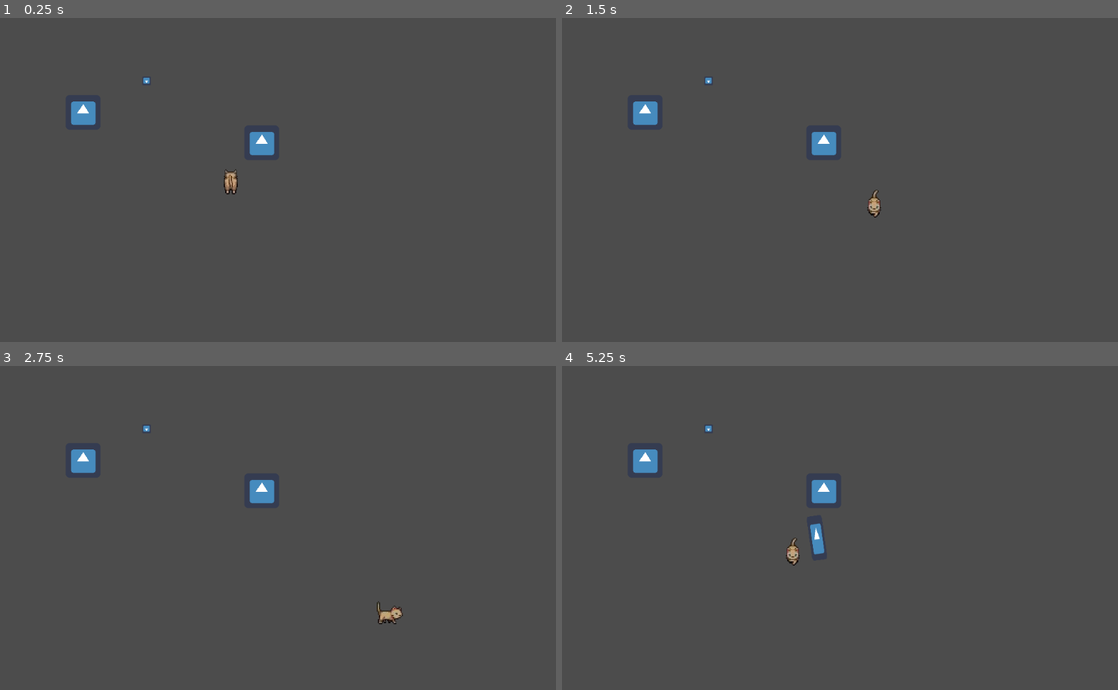
Above: before the commit, frames 1-4 (two rows, left to right).
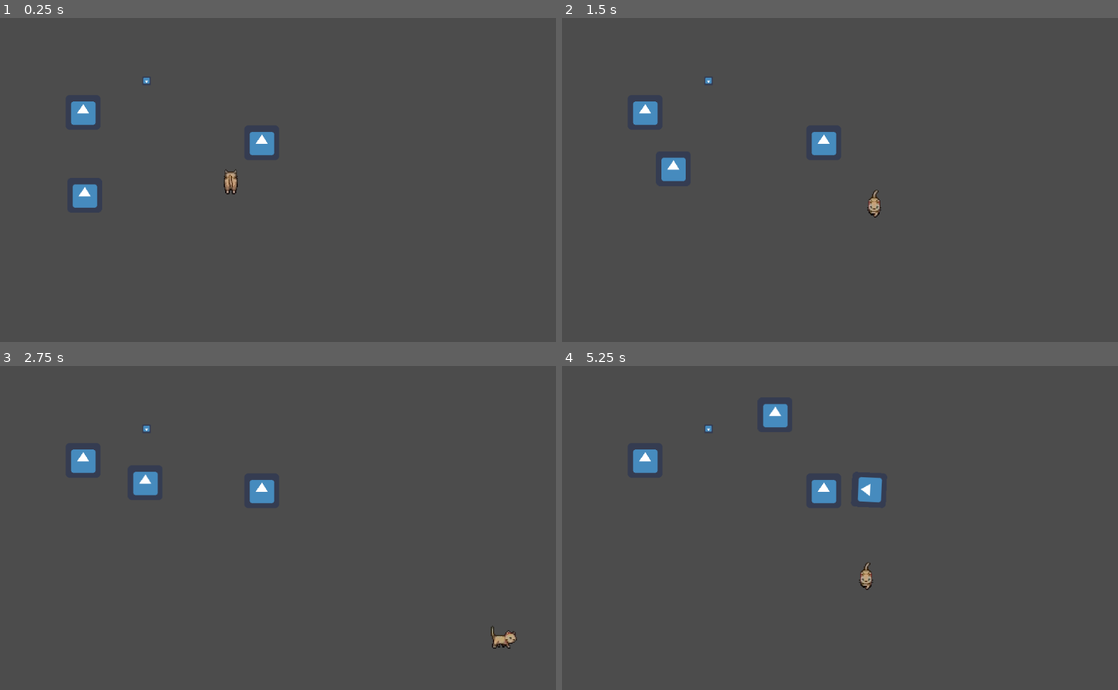
Above: after the commit, the same moments.

Repository: ygda-org/firstQuarter2023
Game: Godot game, scene res://world.tscn
Two runs of this game, one before a commit and one after it. Both use one fixed random seed, a clock stepped at 60 frames per second and the inputs below. The engine's default icon, where the game draws it, is replaced by a stand-in: a white triangle on a blue panel in a dark square.
Inputs (mouse positions are in pixels of both pictures, inside the frame that each line leads up to):
- Up to frame 1 (0.25 s): no input
- Up to frame 2 (1.5 s): tap Enter at 0.5 s; move the mouse to (962, 163) at 0.52 s; hold Right (ui_right) 0.53-1.28 s; hold E (ui_key_e) 0.53-1.28 s; click (962, 163) at 0.6 s; move the mouse to (728, 196) at 1.27 s; hold Down (ui_down) from 1.28 s (still down); tap E (ui_key_e) at 1.35 s
- Up to frame 3 (2.75 s): tap Tab (tab, bound only after the commit) at 1.55 s; move the mouse to (333, 456) at 2.02 s; release Down (ui_down) at 2.03 s; hold Right (ui_right) from 2.03 s (still down); hold Tab (tab, bound only after the commit) from 2.03 s (still down); click (333, 456) at 2.3 s
- Up to frame 4 (5.25 s): move the mouse to (812, 592) at 2.77 s; release Right (ui_right) at 2.78 s; release Tab (tab, bound only after the commit) at 2.78 s; hold Up (ui_up) 2.78-3.53 s; click (812, 592) at 2.85 s; tap E (ui_key_e) at 3.05 s; move the mouse to (1006, 576) at 3.52 s; hold E (ui_key_e) 3.53-4.28 s; hold Left (ui_left) 3.53-5.03 s; tap Tab (tab, bound only after the commit) at 3.8, 4.35 s; move the mouse to (673, 479) at 4.27 s; click (673, 479) at 4.55 s; move the mouse to (867, 528) at 5.02 s; hold Down (ui_down) from 5.03 s (still down); hold E (ui_key_e) from 5.03 s (still down); click (867, 528) at 5.1 s

The runs differ from the first frame. In frame 1, 0.3% of the frame differs, in the area x 13-18%, y 51-59%; in frame 2, 0.3%; in frame 3, 0.7%; in frame 4, 1.1%, in the area x 36-58%, y 11-70%.

Commit message:
Roomba, Dash, and organization
made a roomba enemy that is basically just a screensaver

made a dash for the player, currently activates when pressing tab (couldn't think of anything else lol)

did some organization - added comments to the player code to seperate different parts and made folders to store files

Diff:
--- a/Bullet.tscn
+++ b/Bullet/Bullet.tscn
@@ -1,7 +1,7 @@
 [gd_scene load_steps=4 format=2]
 
 [ext_resource path="res://icon.png" type="Texture" id=1]
-[ext_resource path="res://Bullet.gd" type="Script" id=2]
+[ext_resource path="res://Bullet/Bullet.gd" type="Script" id=2]
 
 [sub_resource type="RectangleShape2D" id=1]
 extents = Vector2( 32, 32 )
--- a/Player/Player.gd
+++ b/Player/Player.gd
@@ -10,11 +10,12 @@
 var mouse_angle = 0
 var claw_distance = Vector2()
 var current_hotbar = 1
-const BULLET = preload("res://Bullet.tscn")
+const BULLET = preload("res://Bullet/Bullet.tscn")
 var on_head_counter = 10
+var dash_lock = false
 
 func _physics_process(delta):
-	#find the position of mouse and find the angle
+	## CURSOR TRACKING
 	Global.player_position = position
 	mouse_position = get_global_mouse_position()
 	mouse_distance = mouse_position - position
@@ -26,22 +27,31 @@
 		mouse_angle = atan(mouse_distance.y/mouse_distance.x)*(180/PI)+180
 	else:
 		mouse_angle = atan(mouse_distance.y/mouse_distance.x)*(180/PI)
-	if(Input.is_action_pressed("ui_right")):
+	## MOVEMENT
+	if(Input.is_action_pressed("ui_right") and dash_lock == false):
 		velocity.x = 1
 		direction = 3
-	elif(Input.is_action_pressed("ui_left")):
+	elif(Input.is_action_pressed("ui_left") and dash_lock == false):
 		velocity.x = -1
 		direction = 2
 	else:
-		velocity.x = 0
-	if(Input.is_action_pressed("ui_down")):
+		if dash_lock == false:
+			velocity.x = 0
+	if(Input.is_action_pressed("ui_down") and dash_lock == false):
 		velocity.y = 1
 		direction = 1
-	elif(Input.is_action_pressed("ui_up")):
+	elif(Input.is_action_pressed("ui_up") and dash_lock == false):
 		velocity.y = -1
 		direction = 0
 	else:
-		velocity.y = 0
+		if dash_lock == false:
+			velocity.y = 0
+	## DASH
+	if Input.is_action_pressed("tab") and dash_lock == false:
+		dash_lock = true
+		SPEED = 500
+		$Dash_Length.start()
+	## DIRECTIONS
 	if dirList[direction] == "Right" or dirList[direction] == "Left":
 		$CollisionPolygon2D.rotation_degrees = 90
 	else:
@@ -50,10 +60,10 @@
 		$AnimationPlayer.play("walk" + dirList[direction])
 	else:
 		$AnimationPlayer.play("idle" + dirList[direction])
+	## FISH BOWL
 	if Global.on_head == false:
 		if Input.is_action_just_pressed("mouse_left") and current_hotbar == 1:
 			var claw = CLAW.instance()
-			#set the angle of the claw to the angle we found, and set the distance of the claw to 60 units away from claw_position
 			claw_distance = 30*(position.direction_to(mouse_position))
 			claw.position = $Attack_Position.global_position + Vector2(claw_distance)
 			claw.rotation_degrees = mouse_angle
@@ -69,10 +79,18 @@
 			on_head_counter -=1
 			if on_head_counter == 0:
 				Global.fish_bowl_dead = true
-	if Input.is_action_pressed("ui_key_e"):
+	## INVENTORY
+	if Input.is_action_just_pressed("ui_key_e"):
 		if current_hotbar != 2:
 			current_hotbar+=1
 		else:
 			current_hotbar = 1
 
 	move_and_slide(velocity * SPEED)
+
+
+
+## END OF DASH
+func _on_Dash_Length_timeout():
+	SPEED = 200
+	dash_lock = false
--- a/Player/Player.tscn
+++ b/Player/Player.tscn
@@ -199,3 +199,8 @@
 
 [node name="Attack_Position" type="Position2D" parent="."]
 position = Vector2( -1, 4 )
+
+[node name="Dash_Length" type="Timer" parent="."]
+wait_time = 0.15
+
+[connection signal="timeout" from="Dash_Length" to="." method="_on_Dash_Length_timeout"]
--- a/Fish_Bowl.tscn
+++ b/houseEnemies/Fish_Bowl/Fish_Bowl.tscn
@@ -1,7 +1,8 @@
 [gd_scene load_steps=4 format=2]
 
 [ext_resource path="res://icon.png" type="Texture" id=1]
-[ext_resource path="res://Fish_Bowl.gd" type="Script" id=2]
+[ext_resource path="res://houseEnemies/Fish_Bowl/Fish_Bowl.gd" type="Script" id=2]
+
 
 [sub_resource type="RectangleShape2D" id=1]
 extents = Vector2( 31, 30.5 )
--- /dev/null
+++ b/houseEnemies/Roomba/Roomba.gd
@@ -0,0 +1,49 @@
+extends KinematicBody2D
+
+
+# Declare member variables here. Examples:
+# var a = 2
+# var b = "text"
+var velocity = Vector2()
+var speed = 50
+var tempVelocity = Vector2()
+var stopped = false
+
+# Called when the node enters the scene tree for the first time.
+func _ready():
+	velocity = Vector2(speed,speed)
+
+
+# Called every frame. 'delta' is the elapsed time since the previous frame.
+#func _process(delta):
+#	pass\
+func _physics_process(delta):
+	move_and_slide(velocity)
+
+
+
+
+func _on_Bounce_hit_box_body_entered(body):
+	if stopped == false:
+		stopped = true
+		tempVelocity = velocity
+		velocity = Vector2(0,0)
+		$RoombaPause.start()
+
+
+
+func _on_RoombaPause_timeout():
+	stopped = false
+	if tempVelocity.x > 0:
+		if tempVelocity.y > 0:
+			velocity = Vector2(speed,-1*speed)
+		else:
+			velocity = Vector2(-1*speed,-1*speed)
+	else:
+		if tempVelocity.y > 0:
+			velocity = Vector2(speed,speed)
+		else:
+			velocity = Vector2(-1*speed,speed)
+
+func _dead():
+	queue_free()
--- /dev/null
+++ b/houseEnemies/Roomba/roombaEnemy.tscn
@@ -0,0 +1,30 @@
+[gd_scene load_steps=5 format=2]
+
+[ext_resource path="res://houseEnemies/Roomba/Roomba.gd" type="Script" id=1]
+[ext_resource path="res://icon.png" type="Texture" id=2]
+
+[sub_resource type="CircleShape2D" id=1]
+radius = 39.0
+
+[sub_resource type="CircleShape2D" id=2]
+radius = 32.0624
+
+[node name="roombaEnemy" type="KinematicBody2D"]
+script = ExtResource( 1 )
+
+[node name="Sprite" type="Sprite" parent="."]
+texture = ExtResource( 2 )
+
+[node name="Bounce_hit_box" type="Area2D" parent="."]
+
+[node name="CollisionShape2D" type="CollisionShape2D" parent="Bounce_hit_box"]
+shape = SubResource( 1 )
+
+[node name="CollisionShape2D" type="CollisionShape2D" parent="."]
+shape = SubResource( 2 )
+
+[node name="RoombaPause" type="Timer" parent="."]
+wait_time = 0.5
+
+[connection signal="body_entered" from="Bounce_hit_box" to="." method="_on_Bounce_hit_box_body_entered"]
+[connection signal="timeout" from="RoombaPause" to="." method="_on_RoombaPause_timeout"]
--- a/project.godot
+++ b/project.godot
@@ -67,6 +67,11 @@
 "events": [ Object(InputEventKey,"resource_local_to_scene":false,"resource_name":"","device":0,"alt":false,"shift":false,"control":false,"meta":false,"command":false,"pressed":false,"scancode":0,"physical_scancode":32,"unicode":0,"echo":false,"script":null)
  ]
 }
+tab={
+"deadzone": 0.5,
+"events": [ Object(InputEventKey,"resource_local_to_scene":false,"resource_name":"","device":0,"alt":false,"shift":false,"control":false,"meta":false,"command":false,"pressed":false,"scancode":0,"physical_scancode":16777218,"unicode":0,"echo":false,"script":null)
+ ]
+}
 
 [physics]
 
--- a/world.tscn
+++ b/world.tscn
@@ -1,9 +1,10 @@
-[gd_scene load_steps=5 format=2]
+[gd_scene load_steps=6 format=2]
 
 [ext_resource path="res://Player/Player.tscn" type="PackedScene" id=1]
 [ext_resource path="res://EnemyTest/EnemyTest.tscn" type="PackedScene" id=2]
 [ext_resource path="res://Items/Item.tscn" type="PackedScene" id=3]
-[ext_resource path="res://Fish_Bowl.tscn" type="PackedScene" id=4]
+[ext_resource path="res://houseEnemies/Fish_Bowl/Fish_Bowl.tscn" type="PackedScene" id=4]
+[ext_resource path="res://houseEnemies/Roomba/roombaEnemy.tscn" type="PackedScene" id=5]
 
 [node name="world" type="Node2D"]
 
@@ -24,3 +25,6 @@
 __meta__ = {
 "_edit_group_": true
 }
+
+[node name="roombaEnemy" parent="." instance=ExtResource( 5 )]
+position = Vector2( 155, 326 )
Renamed: Bullet.gd -> Bullet/Bullet.gd
Renamed: Fish_Bowl.gd -> houseEnemies/Fish_Bowl/Fish_Bowl.gd
